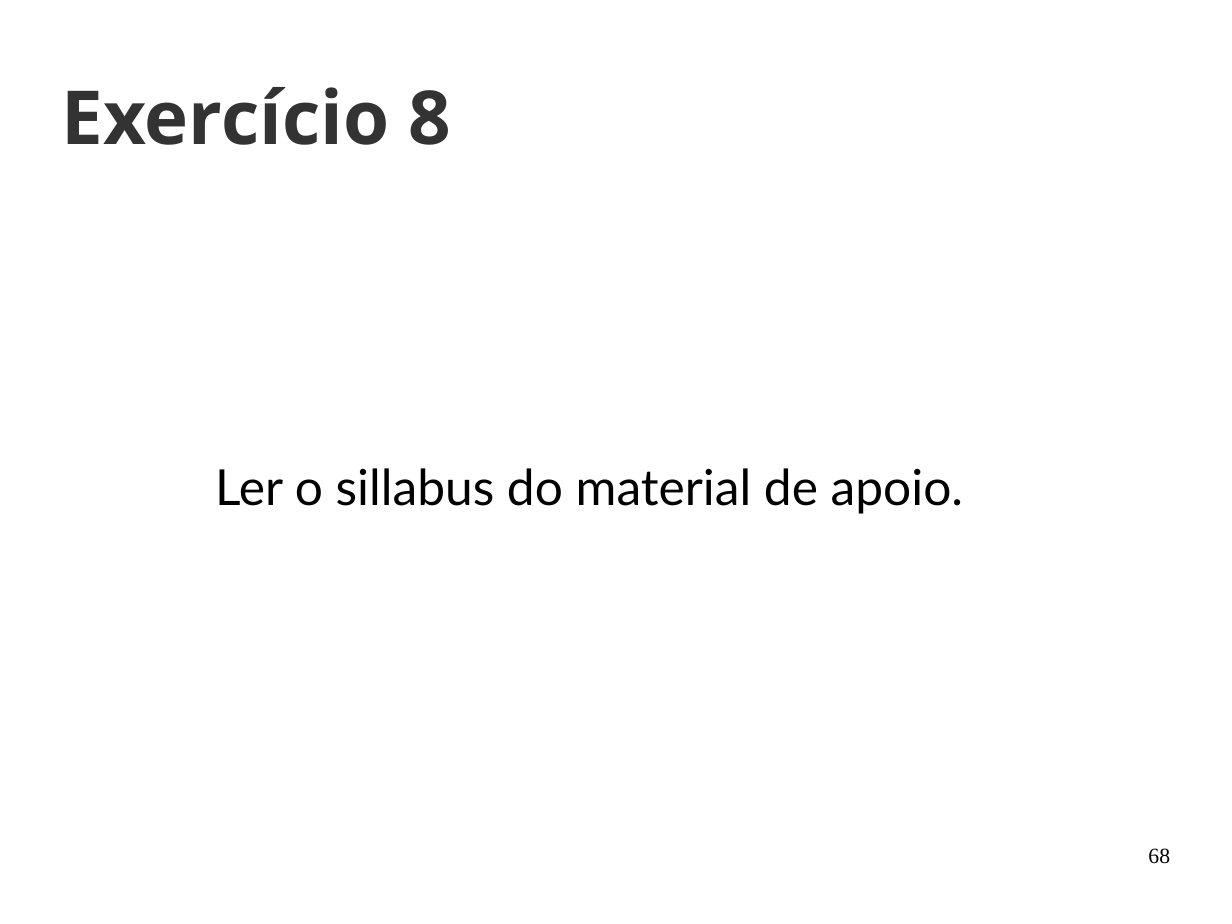
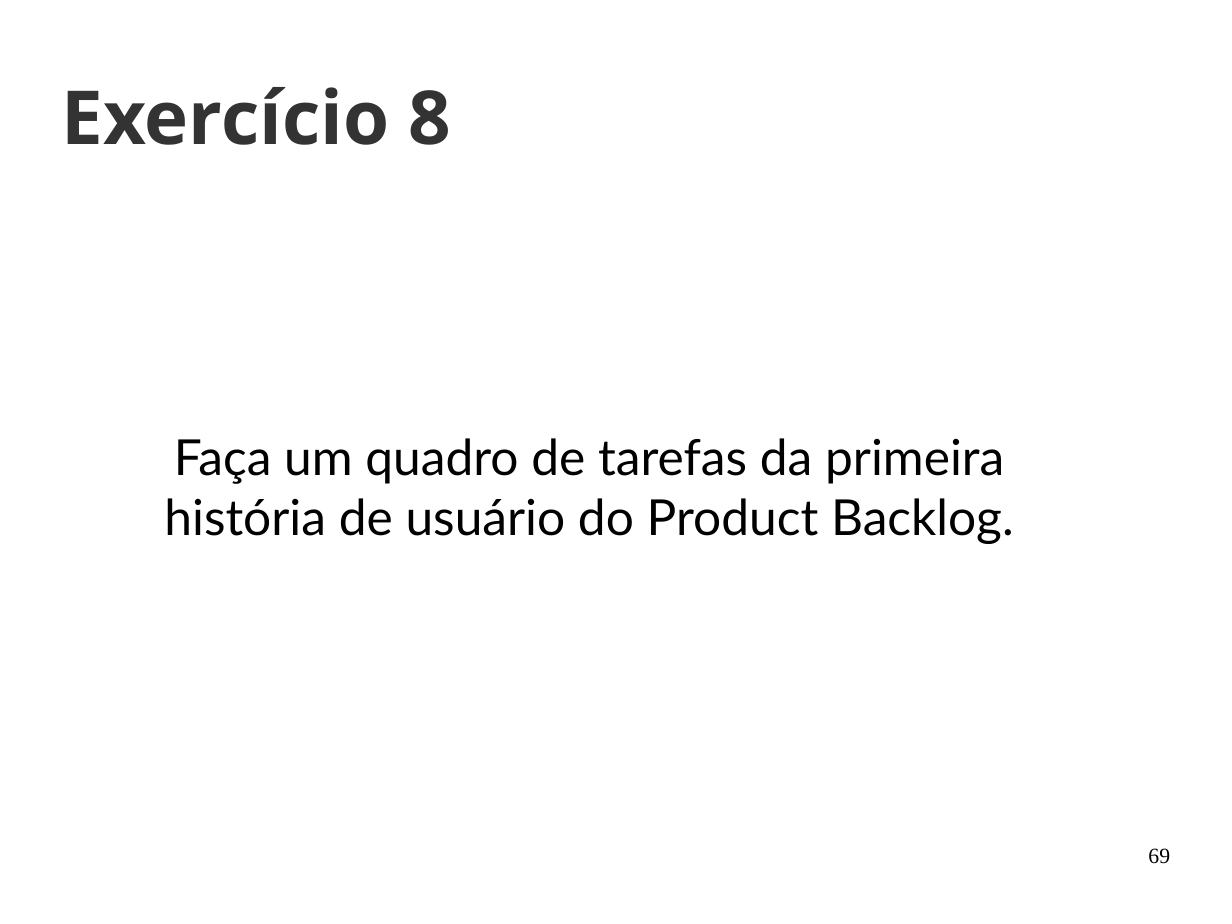
Before and after one commit to joaohelio/eng_de_software, a slide deck: slide 69 of Aulas/20170429/aula_2.odp (slide 68 before the commit). Drawn at 1232x924 pixels with LibreOffice and Linux fonts; fonts in the diff are those of the drawing; background and template pictures are left out. Boxes give left, top, right and bottom in pixels: in the first picture for what was removed or moved away, otherwise in the second. Text is boxed around its words. In the diff, an @@ line names an element or a change of style, - is before the commit and + after.

```diff
--- a/Aulas/20170429/aula_2.odp
+++ b/Aulas/20170429/aula_2.odp
@@ subtitle at [164, 438, 1014, 544]: text changed @@
-Ler o sillabus do material de apoio.
+Faça um quadro de tarefas da primeira história de usuário do Product Backlog.
@@ page number at [1148, 848, 1170, 864]: text changed @@
-68
+69
```
Also in this commit, not shown: 4 other slides changed, 2 slides added, 1 slide removed.
